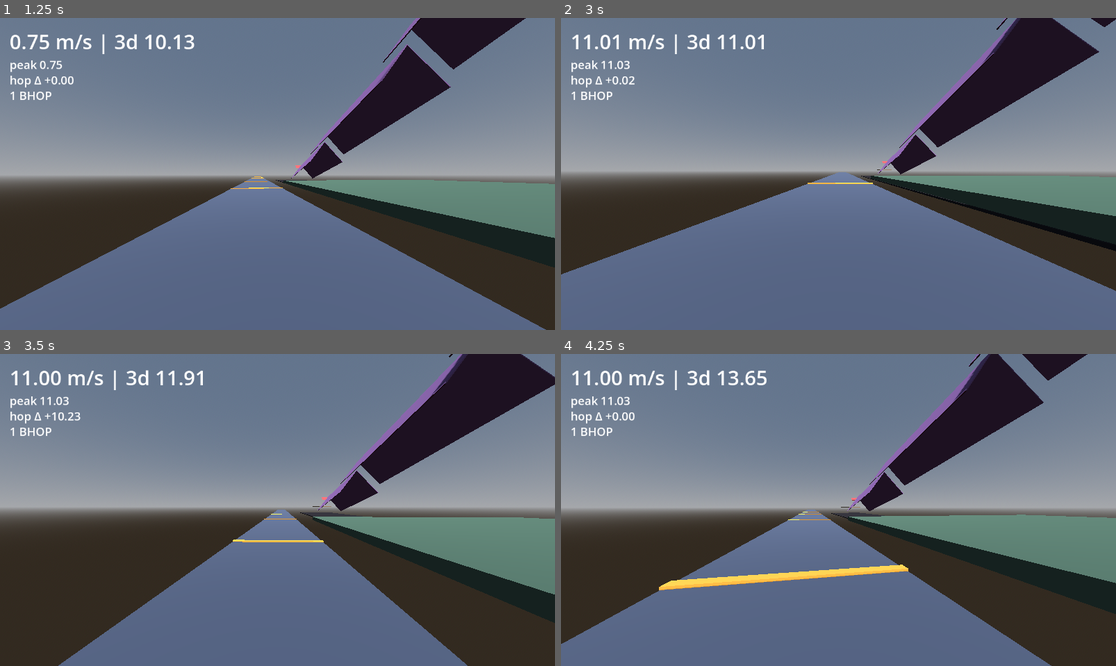
Above: before the commit, frames 1-4 (two rows, left to right).
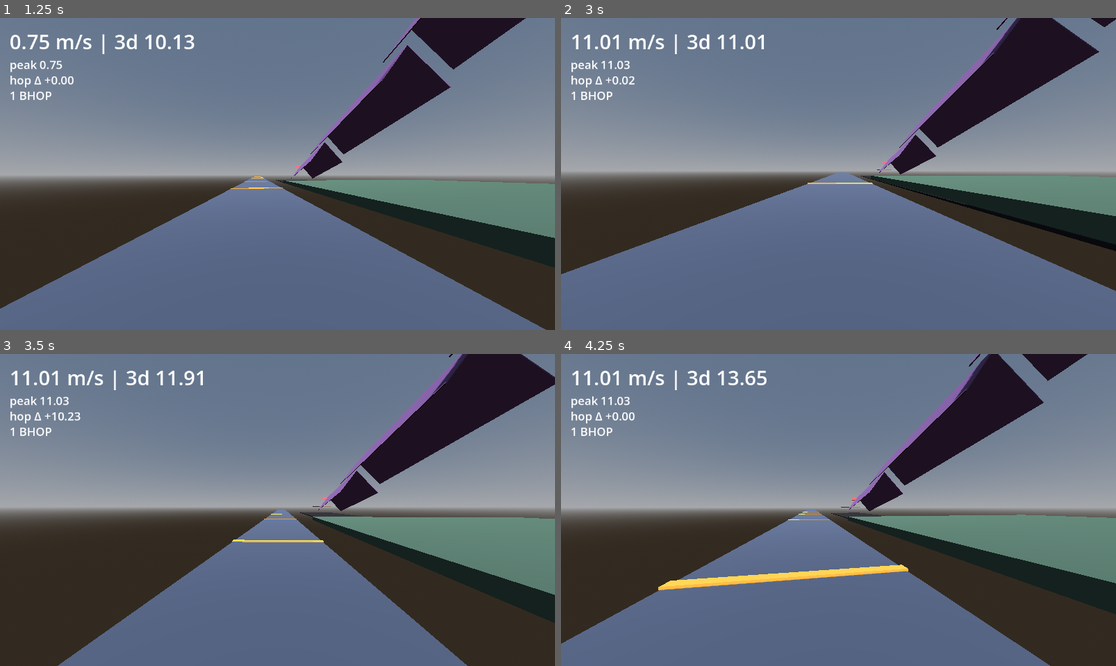
Above: after the commit, the same moments.

Repository: Crawford-Young/what-is-dark
Game: Godot game, scene res://scenes/momentum_lab.tscn
Two runs of this game, one before a commit and one after it. Both use one fixed random seed, a clock stepped at 60 frames per second and the inputs below. This scene is started directly instead of the project's main scene.
Inputs (mouse positions are in pixels of both pictures, inside the frame that each line leads up to):
- Up to frame 1 (1.25 s): tap Enter at 0.5 s; move the mouse to (305, 174) at 0.52 s; hold W (move_forward) from 0.53 s (still down); hold Space (jump) from 0.53 s (still down); click (305, 174) at 0.67 s
- Up to frame 2 (3 s): keep holding W (move_forward); move the mouse to (810, 174) at 1.27 s; release Space (jump) at 1.28 s; tap Q (glance) at 1.35 s; click (810, 174) at 1.42 s; tap Space (jump) at 1.52, 1.55, 1.82, 2.3 s; move the mouse to (849, 167) at 2.02 s; hold Shift 2.03-2.78 s; click (849, 167) at 2.17 s; move the mouse to (832, 180) at 2.77 s; tap Alt at 2.85 s; click (832, 180) at 2.92 s
- Up to frame 3 (3.5 s): keep holding W (move_forward); tap Space (jump) at 3.02, 3.05, 3.32 s
- Up to frame 4 (4.25 s): keep holding W (move_forward); move the mouse to (877, 513) at 3.52 s; hold Space (jump) from 3.53 s (still down); tap Ctrl at 3.6 s; click (877, 513) at 3.67 s

Frame 1 is identical in both runs. In frame 2, less than 0.1% of the frame differs, in the area x 0-100%, y 0-88%; in frame 3, 0.1%; in frame 4, 0.2%, in the area x 0-100%, y 0-100%.

Commit message:
fix: drain render-rate mouse yaw across physics ticks, ending double-step strafe bleed
Co-Authored-By: Claude Fable 5 <noreply@anthropic.com>

Diff:
--- /dev/null
+++ b/scripts/logic/yaw_drain.gd
@@ -0,0 +1,53 @@
+class_name YawDrain
+extends RefCounted
+## Buffers mouse-yaw deltas (render-rate, variable cadence) and drains them across physics
+## ticks (fixed rate) in a bounded, deterministic-latency window. Fixes "render-rate
+## staleness": applying a mouse delta directly to yaw the instant it arrives means every OTHER
+## physics tick (the ones with no fresh mouse event) strafes along a stale wish direction, then
+## the NEXT tick applies a full double-sized step -- diagnosed as the mechanism that collapsed
+## the air-circle-strafe test (same nominal turn rate flipped from a flat result to a real
+## speed loss purely from HOW the yaw reached the physics tick, not the turn-rate math itself).
+##
+## Scheme: tick-count split over WINDOW_TICKS physics ticks -- deterministic latency bound,
+## no live frame-rate read (Engine.get_frames_per_second() is unreliable headless). At 120 Hz,
+## WINDOW_TICKS=2 bounds latency to ~16.7 ms, matching one render frame at a common 60 Hz
+## refresh, without needing to know or measure the actual render rate at runtime.
+
+const WINDOW_TICKS := 2
+
+var pending := 0.0
+var _ticks_remaining := 0
+
+
+## Merge a newly-arrived render-rate yaw delta into the buffer. Starts a fresh WINDOW_TICKS
+## countdown only if no window is currently active -- a delta arriving mid-window joins the
+## CURRENT countdown, so it never waits longer than whatever is already in flight.
+func add_delta(delta: float) -> void:
+	pending += delta
+	if _ticks_remaining <= 0 and pending != 0.0:
+		_ticks_remaining = WINDOW_TICKS
+
+
+## Call once per physics tick. Returns the yaw step to apply this tick: an equal share of
+## whatever is currently pending, split across the ticks remaining in the window. A full
+## drain always lands in exactly WINDOW_TICKS ticks from when the window opened, and
+## conservation holds exactly -- the sum of every step returned since the buffer was last
+## empty equals every delta added since then (each tick's step + leftover reconstructs the
+## pre-tick pending exactly; the final tick's ticks_remaining==1 divisor makes the leftover
+## exactly zero, no floating-point residue).
+func drain_tick() -> float:
+	if _ticks_remaining <= 0 or pending == 0.0:
+		pending = 0.0
+		_ticks_remaining = 0
+		return 0.0
+	var step := pending / float(_ticks_remaining)
+	pending -= step
+	_ticks_remaining -= 1
+	return step
+
+
+## Clears the buffer and any in-flight countdown -- call on teleport so a leftover buffered
+## turn from before the jump doesn't apply itself after landing somewhere else.
+func reset() -> void:
+	pending = 0.0
+	_ticks_remaining = 0
--- a/scripts/momentum_player.gd
+++ b/scripts/momentum_player.gd
@@ -9,6 +9,12 @@
 
 var _yaw := 0.0
 var _pitch := 0.0
+var _yaw_drain := YawDrain.new()  ## drains render-rate mouse yaw across physics ticks in a
+## bounded window -- see YawDrain docstring. Camera facing uses this SAME smoothed yaw as the
+## wish direction (no split raw/smoothed paths): the resulting ~1-tick average look latency is
+## imperceptible, and a single yaw feeding both keeps this script's one existing rotation path.
+## Pitch stays immediate (unbuffered) -- it only drives the camera look, never the movement
+## math the render-rate bug corrupted, so there's nothing for it to desync from.
 
 @onready var _head: Node3D = $Head
 
@@ -22,13 +28,14 @@
 
 func _unhandled_input(event: InputEvent) -> void:
 	if event is InputEventMouseMotion:
-		_yaw -= event.relative.x * MOUSE_SENS
+		_yaw_drain.add_delta(-event.relative.x * MOUSE_SENS)
 		_pitch = clampf(_pitch - event.relative.y * MOUSE_SENS, -1.2, 1.2)
 	if event.is_action_pressed(&"ui_cancel"):
 		Input.mouse_mode = Input.MOUSE_MODE_VISIBLE
 
 
 func _physics_process(delta: float) -> void:
+	_yaw += _yaw_drain.drain_tick()
 	rotation.y = _yaw
 	_head.rotation.x = _pitch
 
@@ -70,3 +77,4 @@
 	_yaw = atan2(-face_dir.x, -face_dir.z)
 	rotation.y = _yaw
 	_pitch = 0.0
+	_yaw_drain.reset()
--- /dev/null
+++ b/tests/unit/test_yaw_drain.gd
@@ -0,0 +1,80 @@
+extends GutTest
+
+
+func test_conservation_across_uneven_cadence() -> void:
+	var d := YawDrain.new()
+	var total_applied := 0.0
+	d.add_delta(4.0)
+	total_applied += d.drain_tick()  # fresh window (2 ticks): step 2.0, pending 2.0 left
+	d.add_delta(3.0)  # mid-window arrival, joins the active countdown (1 tick left)
+	total_applied += d.drain_tick()  # drains everything left in the window: (2.0+3.0)/1 = 5.0
+	d.add_delta(10.0)  # window closed -> fresh window starts
+	total_applied += d.drain_tick()
+	total_applied += d.drain_tick()
+	assert_almost_eq(total_applied, 17.0, 0.0001, "sum of applied steps must equal sum of deltas added (4+3+10)")
+
+
+func test_fresh_delta_splits_evenly_no_double_step() -> void:
+	var d := YawDrain.new()
+	d.add_delta(8.0)
+	var step1 := d.drain_tick()
+	var step2 := d.drain_tick()
+	assert_almost_eq(step1, 4.0, 0.0001, "first tick of a fresh window takes exactly half")
+	assert_almost_eq(step2, 4.0, 0.0001, "second tick takes the remaining half -- no leftover double-step")
+	assert_true(absf(step1) <= 8.0, "no single tick ever applies more than the whole buffered delta")
+
+
+func test_zero_input_decays_to_empty() -> void:
+	var d := YawDrain.new()
+	for i in range(5):
+		var step := d.drain_tick()
+		assert_almost_eq(step, 0.0, 0.0001, "no input ever added -> every tick is a no-op")
+	assert_almost_eq(d.pending, 0.0, 0.0001)
+
+
+func test_zero_delta_is_a_noop_and_does_not_start_a_window() -> void:
+	var d := YawDrain.new()
+	d.add_delta(0.0)
+	assert_almost_eq(d.pending, 0.0, 0.0001)
+	assert_almost_eq(d.drain_tick(), 0.0, 0.0001)
+
+
+func test_window_restarts_fresh_after_a_full_drain() -> void:
+	var d := YawDrain.new()
+	d.add_delta(6.0)
+	d.drain_tick()
+	d.drain_tick()  # fully drained, window closed
+	d.add_delta(10.0)
+	var step := d.drain_tick()
+	assert_almost_eq(step, 5.0, 0.0001, "a new delta after a closed window gets its own fresh 2-tick split")
+
+
+func test_mid_window_arrival_never_waits_longer_than_the_active_window() -> void:
+	var d := YawDrain.new()
+	d.add_delta(4.0)
+	var step1 := d.drain_tick()  # 1 tick left in the window afterward
+	d.add_delta(6.0)  # folds into the SAME countdown, does not reset it to a full window
+	var step2 := d.drain_tick()  # only 1 tick remained -> drains everything in one shot
+	assert_almost_eq(step1, 2.0, 0.0001)
+	assert_almost_eq(step2, 8.0, 0.0001, "remaining 2.0 + newly-arrived 6.0, all due this tick")
+	assert_almost_eq(step1 + step2, 10.0, 0.0001, "conservation: 4+6 == total applied")
+
+
+func test_reset_clears_pending_and_countdown() -> void:
+	var d := YawDrain.new()
+	d.add_delta(4.0)
+	d.drain_tick()
+	d.reset()
+	assert_almost_eq(d.pending, 0.0, 0.0001)
+	assert_almost_eq(d.drain_tick(), 0.0, 0.0001, "reset must not leave a stale countdown that fires later")
+
+
+func test_ticks_remaining_zero_with_stale_nonzero_pending_self_heals() -> void:
+	# Contrived state a caller could reach only via direct manipulation (not through the public
+	# add_delta/drain_tick contract) -- verifies drain_tick's OR-guard handles it defensively.
+	var d := YawDrain.new()
+	d._ticks_remaining = 0
+	d.pending = 3.0
+	var step := d.drain_tick()
+	assert_almost_eq(step, 0.0, 0.0001, "a closed window (ticks_remaining<=0) never fires, even with stray pending")
+	assert_almost_eq(d.pending, 0.0, 0.0001, "self-heals to a clean empty state")
Not shown, added: scripts/logic/yaw_drain.gd.uid
Not shown, added: tests/unit/test_yaw_drain.gd.uid
